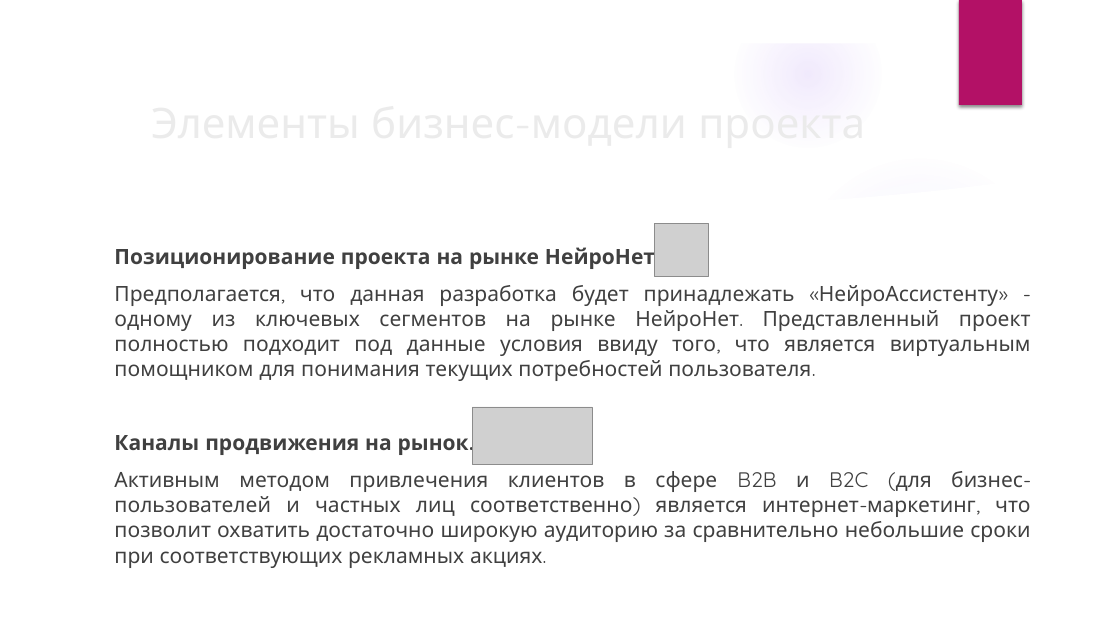
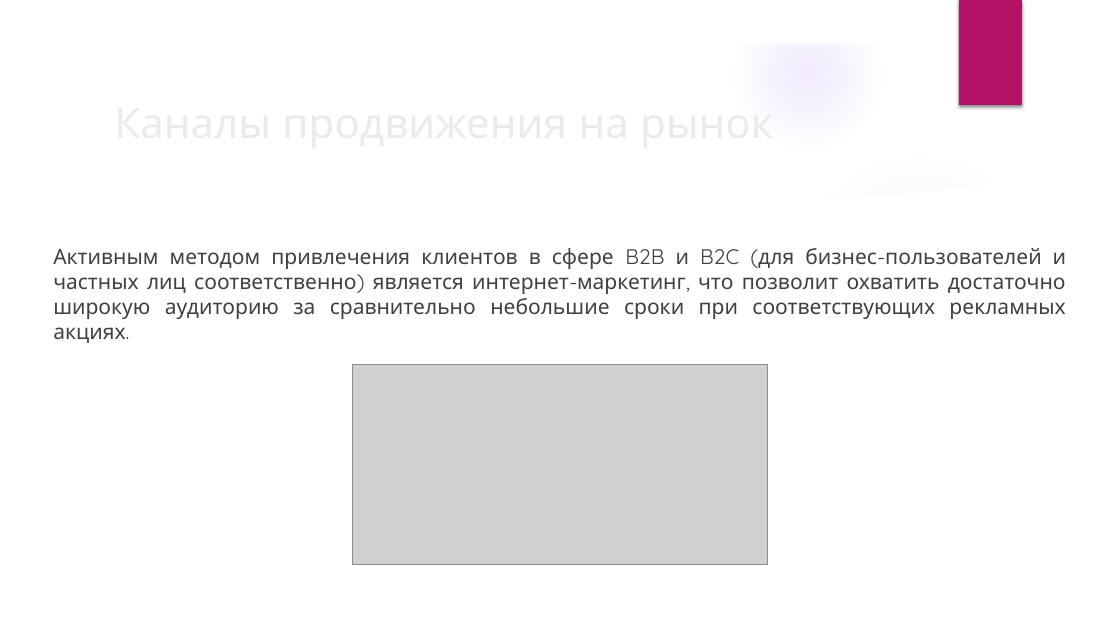
Before and after one commit to Corvin71/neuro-hack, a slide deck: slide 15 of present.pptx. Drawn at 1120x630 pixels with LibreOffice and Linux fonts; fonts in the diff are those of the drawing; grey boxes stand for pictures; background and template pictures are left out. Boxes give left, top, right and bottom in pixels: in the first picture for what was removed or moved away, otherwise in the second. Text is boxed around its words. In the diff, an @@ line names an element or a change of style, - is before the commit and + after.

```diff
--- a/present.pptx
+++ b/present.pptx
@@ text "Активным методом привлечения клиентов в ...": place and size @@
-text "Активным методом привлечения клиентов в ..." at box(114, 244, 1031, 568)
+text "Активным методом привлечения клиентов в ..." at box(53, 248, 1067, 343)
@@ picture removed at box(655, 223, 709, 277) @@
@@ text at box(114, 244, 1031, 455): paragraphs removed @@
-Позиционирование проекта на рынке НейроНет.
-Предполагается, что данная разработка будет принадлежать «НейроАссистенту» - одному из ключевых сегментов на рынке НейроНет. Представленный проект полностью подходит под данные условия ввиду того, что является виртуальным помощником для понимания текущих потребностей пользователя.
-Каналы продвижения на рынок.
@@ title at box(341, 252, 431, 269): text changed @@
-Элементы бизнес-модели проекта
+Каналы продвижения на рынок
@@ picture: place and size @@
-picture at box(472, 408, 592, 465)
+picture at box(353, 365, 768, 565)
```
Also in this commit, not shown: 11 other slides changed, 2 slides added, 1 slide removed, 2 other files.
